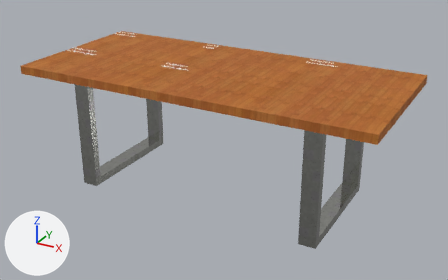
The glTF model vr/salas/mesa_Platao.glb as it was, and as the next commit left it.
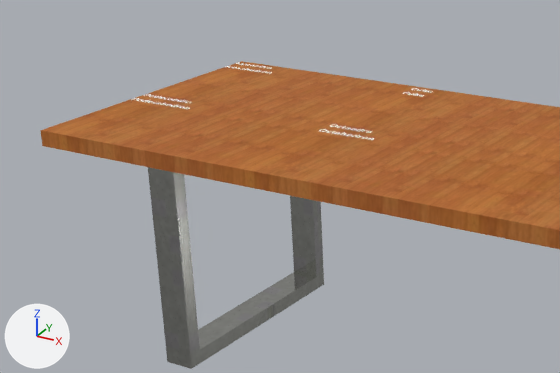
The first picture shows the older version from a 50 mm camera at (1.73, -2.59, 1.87) aimed at (0.04, 0.49, 0.33). The close-ups show both versions on the part from 0% to 63% of the width and 0% to 67% of the height of that picture; other places that the commit changed are outside them. Lighting does not change. The marker at lower left points along +X, +Y and +Z. Where no turn or scale is listed for an object, it has been applied to the vertices. Vertices at the same position are counted once.

Names of what the first close-up shows: 'Composant#1.001', 'Cubo Cube#1', 'Dodecaedro Dodec#2', 'Icosaedro Icosah#4', 'Mesh_0', 'Octaedro Octahed#1'.
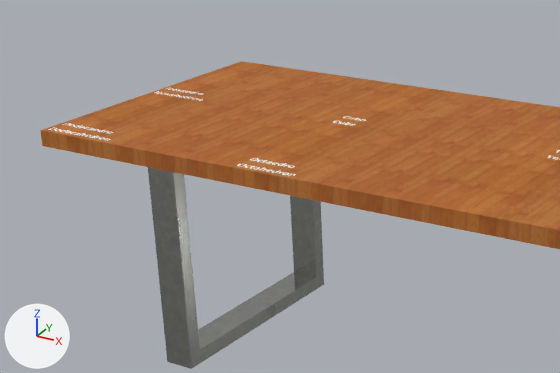
What differs and where, as boxes [x1, y1, x2, y2] in the close-ups (560 x 373 px):
'Octaedro Octahed#1', mesh moved
    before: [319, 124, 374, 140]
    after: [237, 158, 296, 176]
'Dodecaedro Dodec#2', mesh moved
    before: [131, 94, 191, 109]
    after: [48, 123, 113, 141]
'Icosaedro Icosah#4', mesh moved
    before: [227, 62, 272, 74]
    after: [155, 87, 203, 101]
'Cubo Cube#1', mesh moved
    before: [403, 88, 433, 97]
    after: [333, 116, 366, 126]

The change in detail:
me_mesh_3 has 1054 vertices, 1034 faces and spans x -1.092..-0.892, y 0.898..0.983, z 0.771.
me_mesh_3 is used by ob_icosaedro_icosah_4; location (0.0, 0.0, 0.0).
me_mesh_3 part 1: the whole mesh is moved by (0.01, -0.401, 0.0).
me_mesh_4 has 1204 vertices, 1192 faces and spans x -1.092..-0.852, y 0.397..0.482, z 0.771.
me_mesh_4 is used by ob_dodecaedro_dodec_2; location (0.0, 0.0, 0.0).
me_mesh_4 part 2: the whole mesh is moved by (0.011, -0.381, 0.0).
me_mesh_5 has 456 vertices, 448 faces and spans x -0.3448..-0.2622, y 0.8941..0.9794, z 0.771.
me_mesh_5 is used by ob_cubo_cube_1; location (0.0, 0.0, 0.0).
me_mesh_5 part 3: the whole mesh is moved by (-0.0183, -0.3971, 0.0).
me_mesh_6 has 998 vertices, 982 faces and spans x -0.349..-0.155, y 0.4..0.486, z 0.771.
me_mesh_6 is used by ob_octaedro_octahed_1; location (0.0, 0.0, 0.0).
me_mesh_6 part 4: the whole mesh is moved by (-0.014, -0.386, 0.0).
